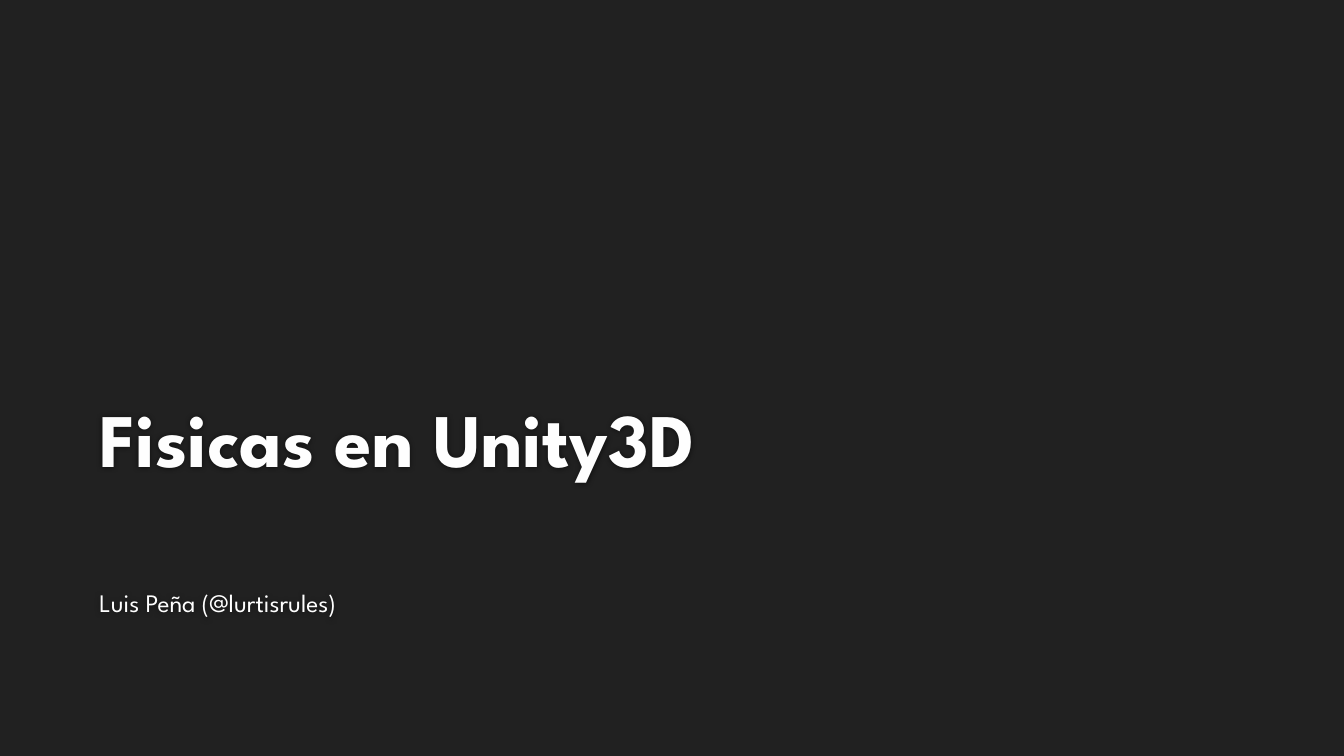
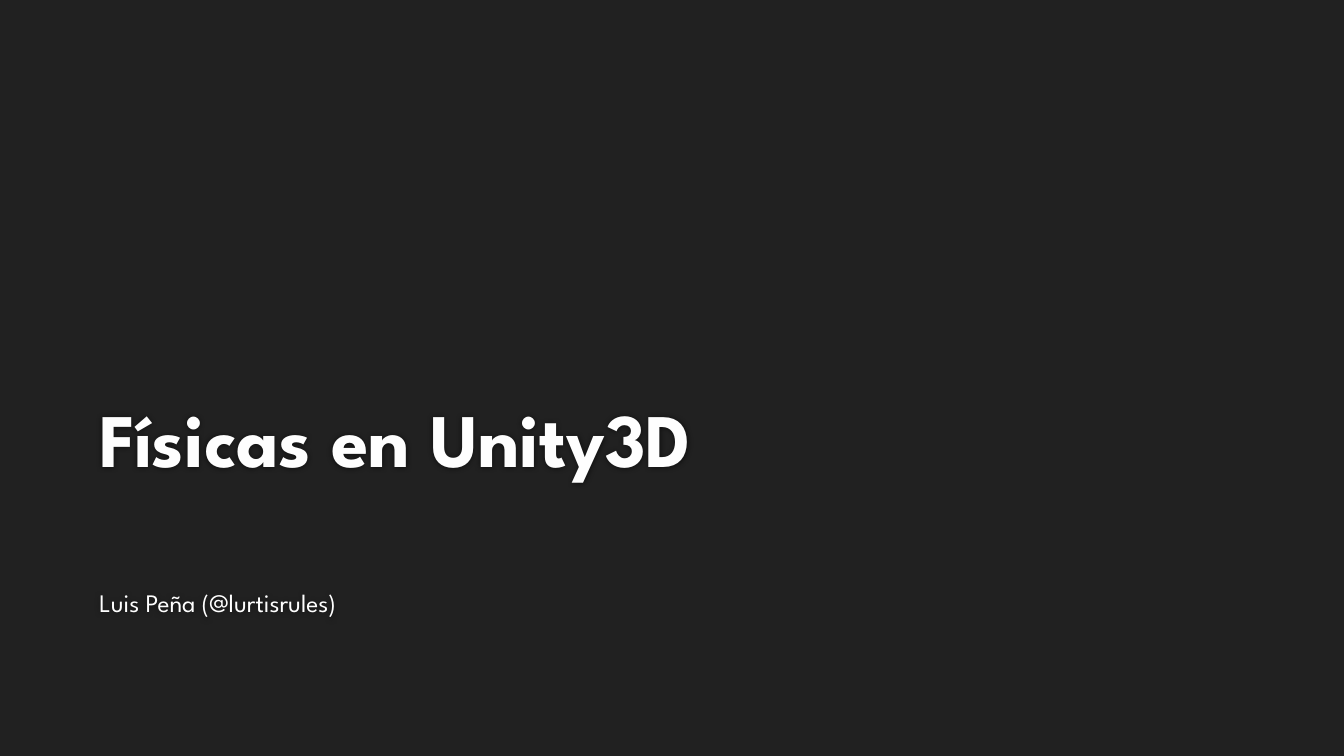
Before and after one commit to luispenya/UnityCourseSamples, a slide deck: slide 1 of Trasparencias/Fisicas.pptx. Drawn at 1344x756 pixels with LibreOffice and Linux fonts; fonts in the diff are those of the drawing; background and template pictures are left out. Boxes give left, top, right and bottom in pixels: in the first picture for what was removed or moved away, otherwise in the second. Text is boxed around its words. In the diff, an @@ line names an element or a change of style, - is before the commit and + after.

Commit message:
Ejemplo 1 de fisicas

```diff
--- a/Trasparencias/Fisicas.pptx
+++ b/Trasparencias/Fisicas.pptx
@@ title at [99, 416, 691, 483]: text changed @@
-Fisicas en Unity3D
+Físicas en Unity3D
```
Also in this commit, not shown: 4 other files.
